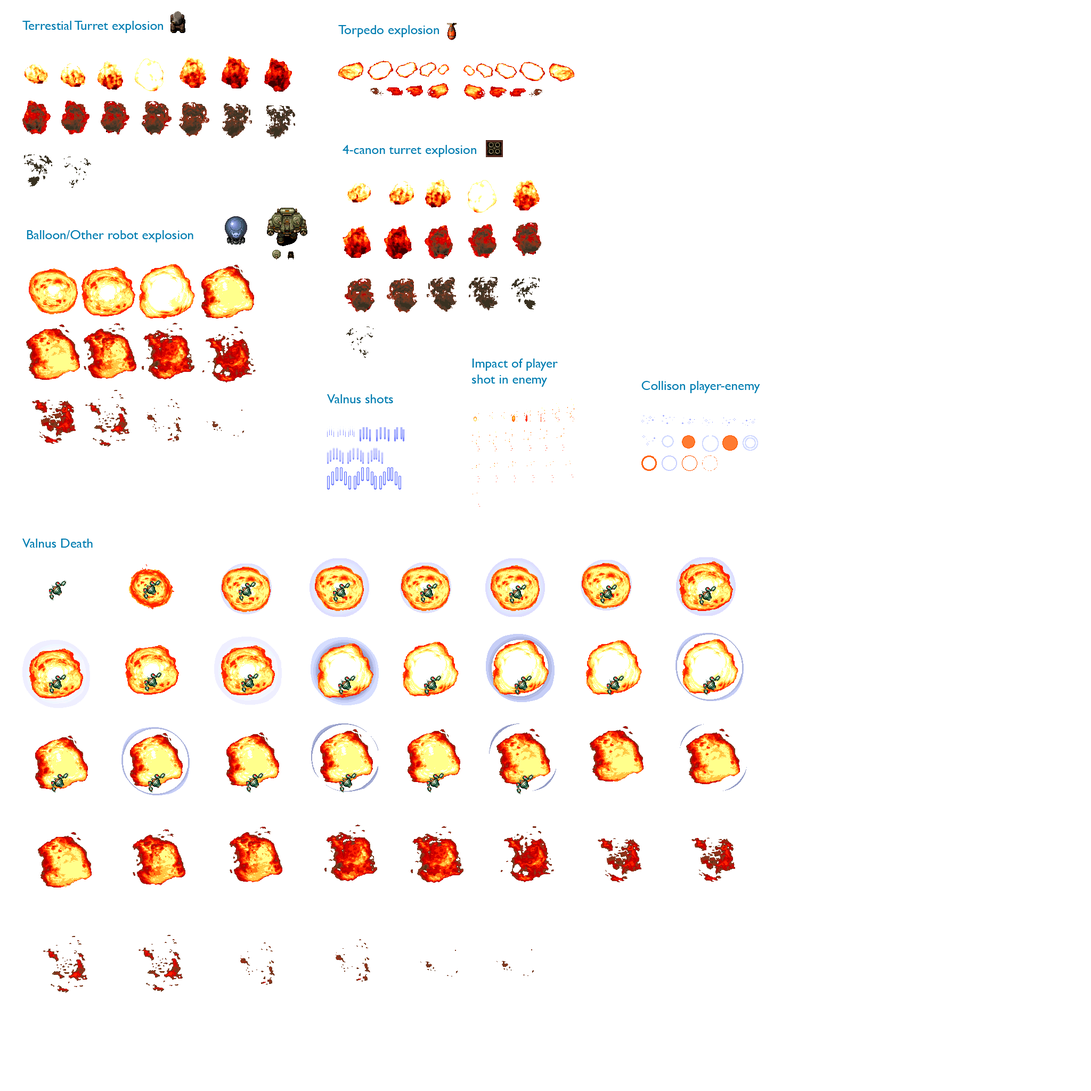
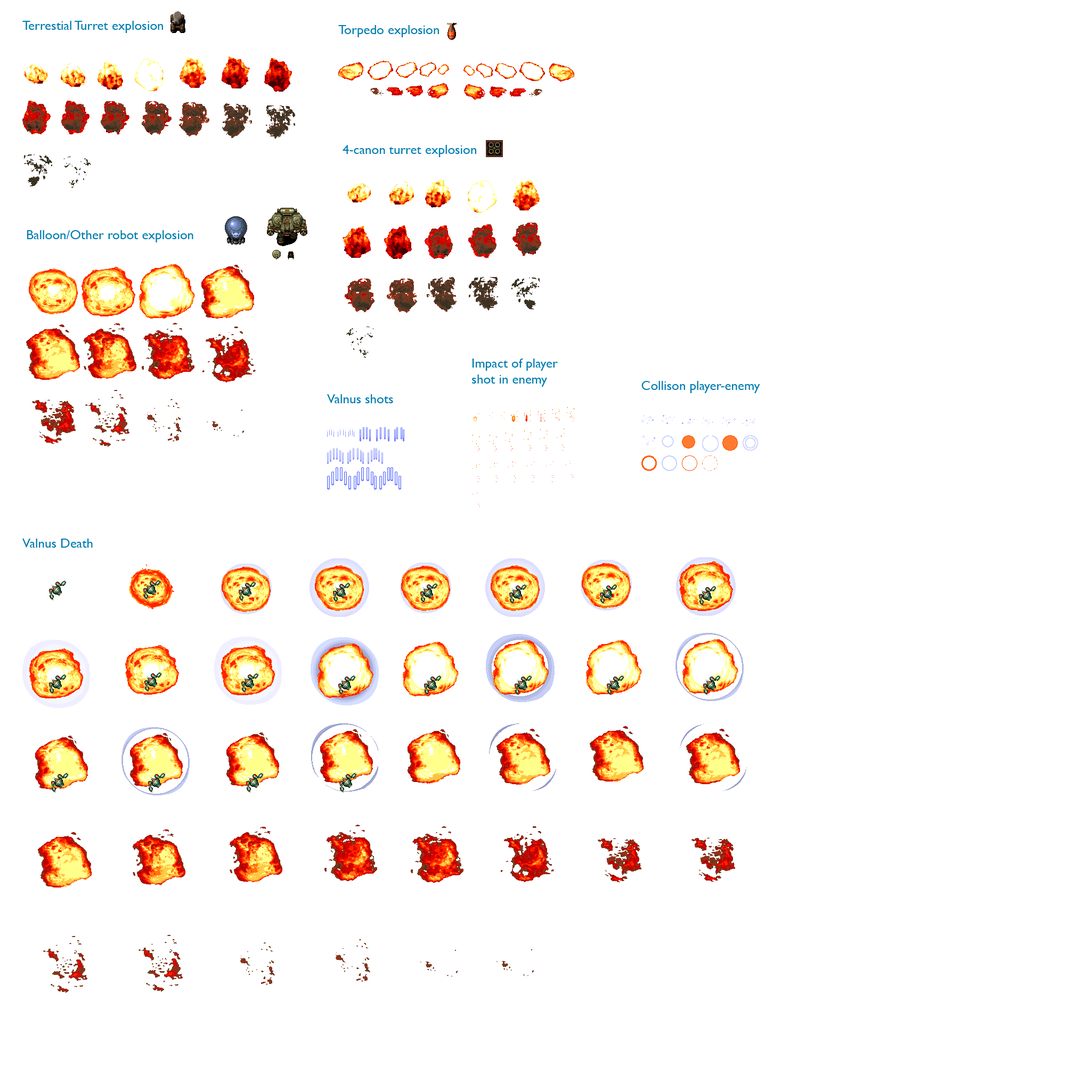
Layered file, before and after one edit (w=1091, h=1091). Changes by layer:
painted on "Capa 2" over <box>426,772,536,795</box>
